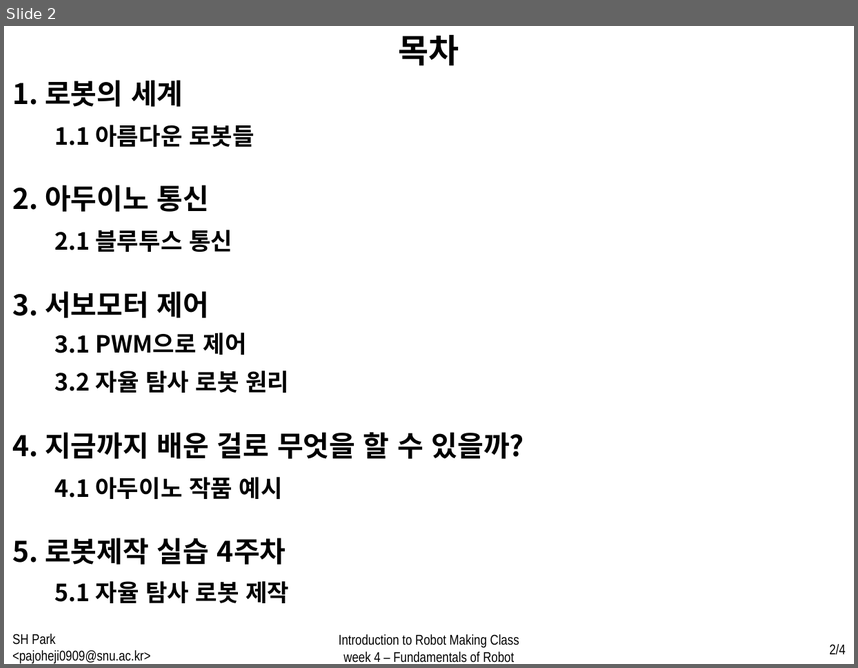
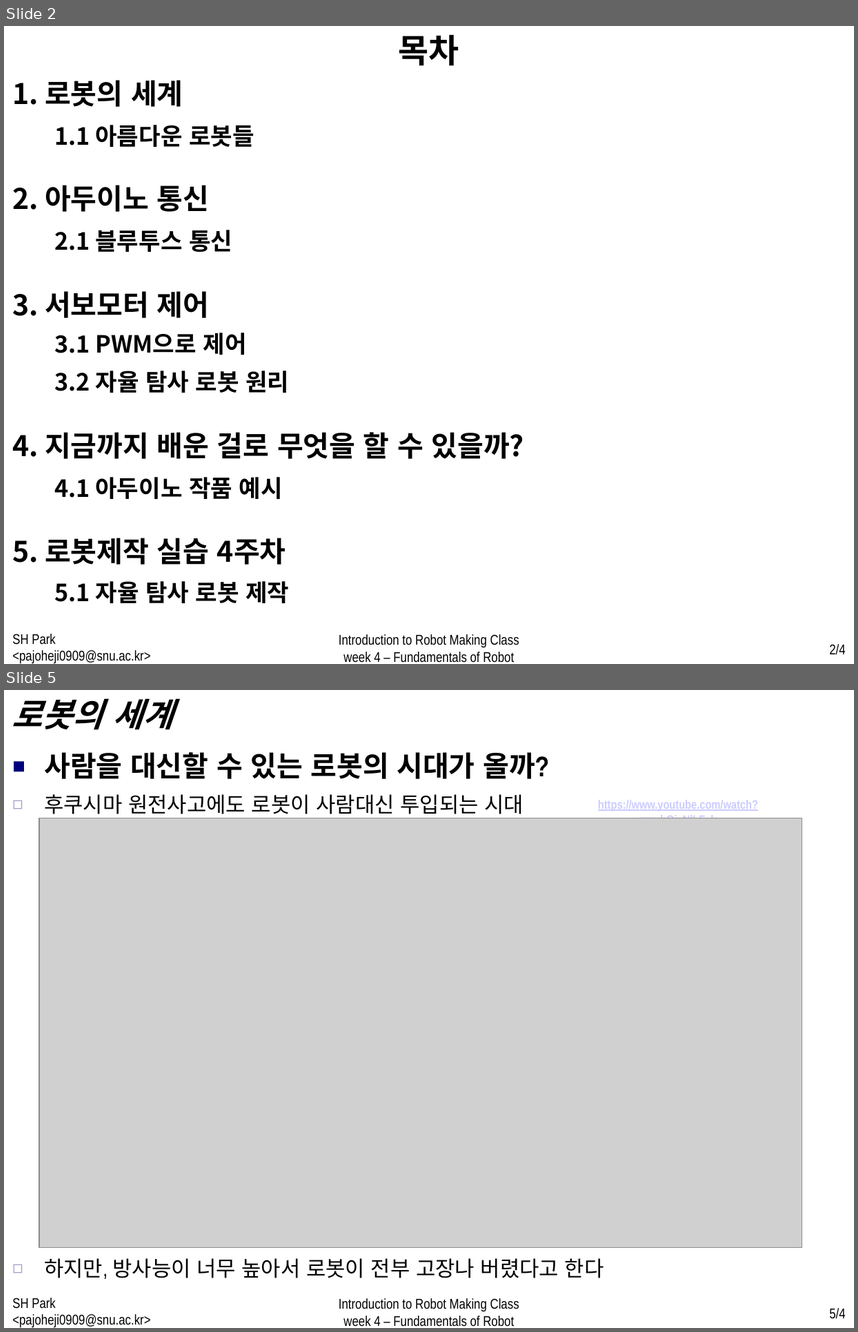
Before and after one commit to WhenTheyCry96/RobotTutorial, a slide deck: PPT/week4.pptx. Shown one above the other, each under a label of ours: slide 2 before the commit, slides 2 and 5 after it; the slides between them are not shown. The pictures are 858x668 and 858x1332 pixels, drawn with LibreOffice and Linux fonts; fonts in the diff are those of the drawing; grey boxes stand for pictures. Boxes give left, top, right and bottom in pixels: in the first picture for what was removed or moved away, otherwise in the second. Text is boxed around its words. In the diff, an @@ line names an element or a change of style, - is before the commit and + after.

```diff
--- a/PPT/week4.pptx
+++ b/PPT/week4.pptx
@@ slide 5 added at [4,690,854,1328], background #FFFFFF @@
@@ text added at [12,699,173,730], 28 pt, text #000000, bold, italic @@
+로봇의 세계
@@ text added at [44,752,549,779], 24 pt, text #000000, bold @@
+■ 사람을 대신할 수 있는 로봇의 시대가 올까?
@@ text added at [44,794,524,814], 18 pt, text #000000 @@
+  ◻ 후쿠시마 원전사고에도 로봇이 사람대신 투입되는 시대
@@ text added at [598,800,758,818], 10.5 pt, text #CCCCFF, bold, underline @@
+https://www.youtube.com/watch?v=mhQixNlLF_k
@@ picture added at [39,818,802,1247] @@
@@ text added at [44,1258,604,1279], 18 pt, text #000000 @@
+  ◻ 하지만, 방사능이 너무 높아서 로봇이 전부 고장나 버렸다고 한다
@@ text added at [12,1297,150,1328], 12 pt, text #000000 @@
+SH Park <pajoheji0909@snu.ac.kr>
@@ text added at [339,1298,519,1326], 12 pt, text #000000 @@
+Introduction to Robot Making Class
+week 4 – Fundamentals of Robot
@@ page number added at [829,1308,845,1319], 12 pt, text #000000 @@
+5/4
```
Also in this commit, not shown: 1 slide changed, 14 other slides added.
